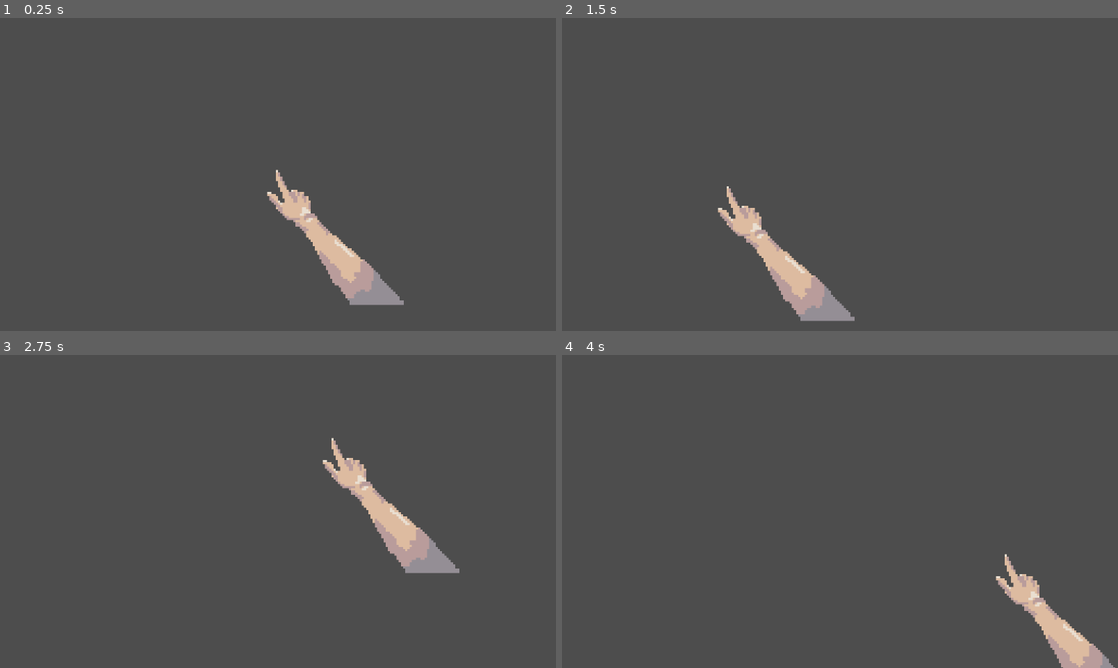
Above: before the commit, frames 1-4 (two rows, left to right).
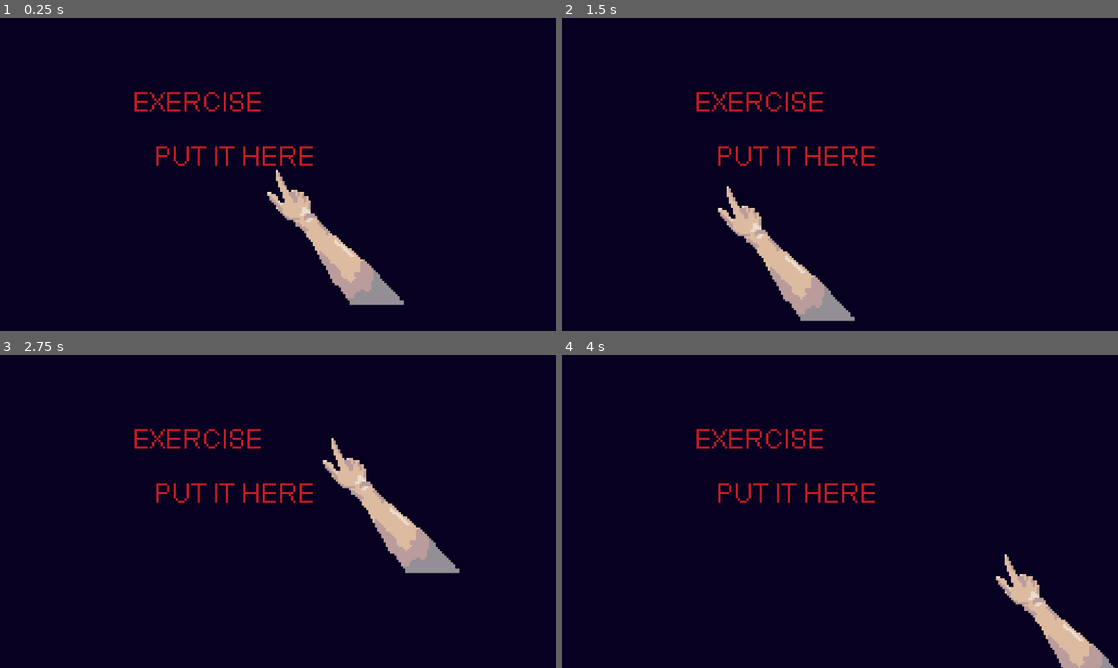
Above: after the commit, the same moments.

Repository: KatLuvsYa3/Geaux_Hackathon_Godot
Game: Godot game, scene res://scenes/game/treadmill.tscn
Two runs of this game, one before a commit and one after it. Both use one fixed random seed, a clock stepped at 60 frames per second and the inputs below. This scene is started directly instead of the project's main scene.
Inputs (mouse positions are in pixels of both pictures, inside the frame that each line leads up to):
- Up to frame 1 (0.25 s): no input
- Up to frame 2 (1.5 s): tap Enter at 0.5 s; move the mouse to (962, 158) at 0.52 s; hold D (move_right) 0.53-1.28 s; hold K 0.53-1.28 s; click (962, 158) at 0.67 s; tap Space at 1.25 s; move the mouse to (728, 190) at 1.27 s; hold S (move_down) from 1.28 s (still down); tap K at 1.35 s
- Up to frame 3 (2.75 s): tap Enter at 2 s; move the mouse to (333, 442) at 2.02 s; release S (move_down) at 2.03 s; hold D (move_right) from 2.03 s (still down); hold K from 2.03 s (still down)
- Up to frame 4 (4 s): tap Space at 2.75 s; move the mouse to (812, 574) at 2.77 s; release D (move_right) at 2.78 s; release K at 2.78 s; hold W (move_up) 2.78-3.53 s; tap K at 2.85 s; click (812, 574) at 2.92 s; tap Enter at 3.5 s; move the mouse to (1006, 558) at 3.52 s; hold A (move_left) from 3.53 s (still down); hold K from 3.53 s (still down)

The runs differ from the first frame. In frame 1, 97% of the frame differs, in the area x 0-100%, y 0-100%; in frame 2, 97%; in frame 3, 97%; in frame 4, 98%.

Commit message:
treadmill

Diff:
--- a/scenes/game/exercise.tscn
+++ b/scenes/game/exercise.tscn
@@ -17,3 +17,4 @@
 text = "Treadmill"
 script = ExtResource("2_lrd20")
 scene = "res://scenes/game/treadmill.tscn"
+minigame = 0
--- a/scenes/game/treadmill.tscn
+++ b/scenes/game/treadmill.tscn
@@ -1,3 +1,10 @@
 [gd_scene format=3 uid="uid://buri53p5t6ef"]
 
+[ext_resource type="Texture2D" uid="uid://doknnibynak56" path="res://assets/Sprites/TEMPexercise.png" id="1_4qocw"]
+
 [node name="Treadmill" type="Node2D" unique_id=174819915]
+
+[node name="TemPexercise" type="Sprite2D" parent="." unique_id=1303355258]
+position = Vector2(299, 54)
+texture = ExtResource("1_4qocw")
+offset = Vector2(-171, 18)
